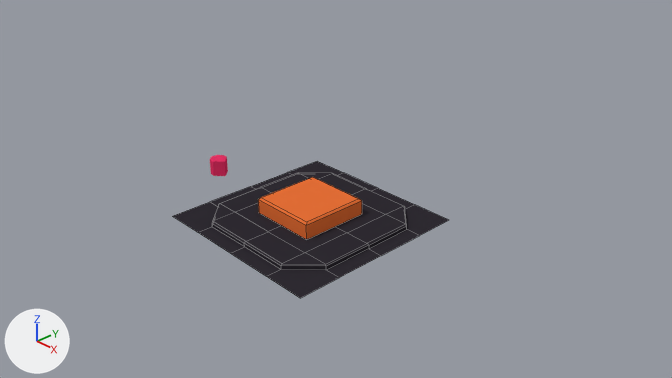
One commit to the Blender file 3d/Barcelona.blend: the scene before it, then after it.
The view is the same before and after, from the file's camera 'Camera'. The lights are fixed; the arrows at lower left show +X, +Y and +Z. Mesh edges are drawn as thin lines on the coarser meshes.

Names of what the first picture shows: 'Ground', 'Inside'.
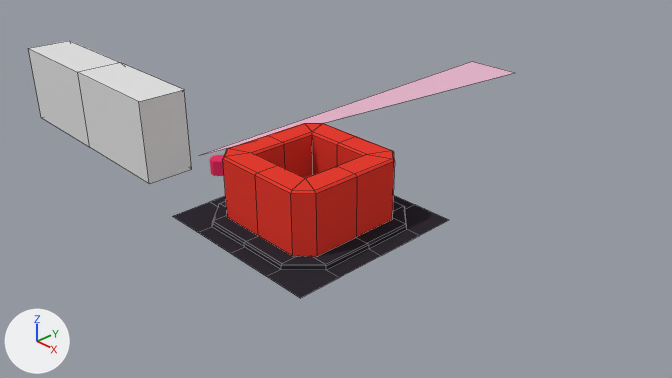
What changed in the scene script:
```text
Add mat_ray:
    mat_ray = diffuse_material('Ray')
    mat_ray.base_color = (0.8, 0.473, 0.605)  # pink #e7b7cc
Add me_plane_001:
    me_plane_001.from_pydata([(-0.01, 0.0, 0.0), (0.01, 0.0, 0.0), (-0.67, 8.91, -0.23), (0.67, 8.91, -0.23)], [], [(0, 1, 3, 2)])
    me_plane_001.materials.append(mat_ray)  # pink #e7b7cc
Add me_cube_004:
    me_cube_004.from_pydata(...)  # 37 vertices, 28 faces; spans x 0.0..2.39, y -0.48..0.48, z -0.82..0.82
Change ob_building:
    remove _m = ob_building.modifiers.new('Boolean', 'BOOLEAN')
    remove _m.object = ob_ground
    remove _m.operation = 'UNION'
    remove _m.solver = 'FLOAT'
Change ob_inside:
    add ob_inside.hide_set(True)  # its collection is switched off
Add ob_plane:
    ob_plane = bpy.data.objects.new('Plane', me_plane_001)
    ob_plane.location = (-3.02, 0.01, 0.0)
Add ob_cube:
    ob_cube = bpy.data.objects.new('Cube', me_cube_004)
    ob_cube.location = (-6.38, -0.06, 0.08)
    _m = ob_cube.modifiers.new('Mirror', 'MIRROR')
```

Location of each change, (x1, y1, x2, y2) in pixels of the pictures (672 x 378 px):
'Building', now drawn
    after: (223, 123, 395, 257)
'Cube', added
    after: (28, 41, 192, 184)
'Inside', hidden
    before: (258, 177, 362, 239)
'Plane', added (pink)
    after: (200, 61, 515, 155)
